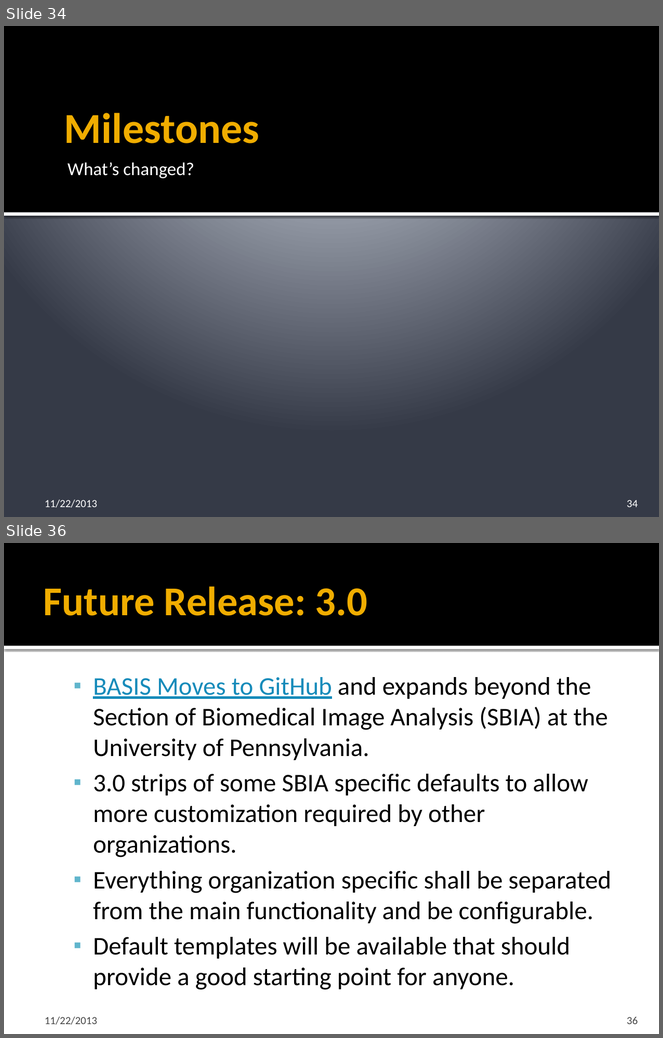
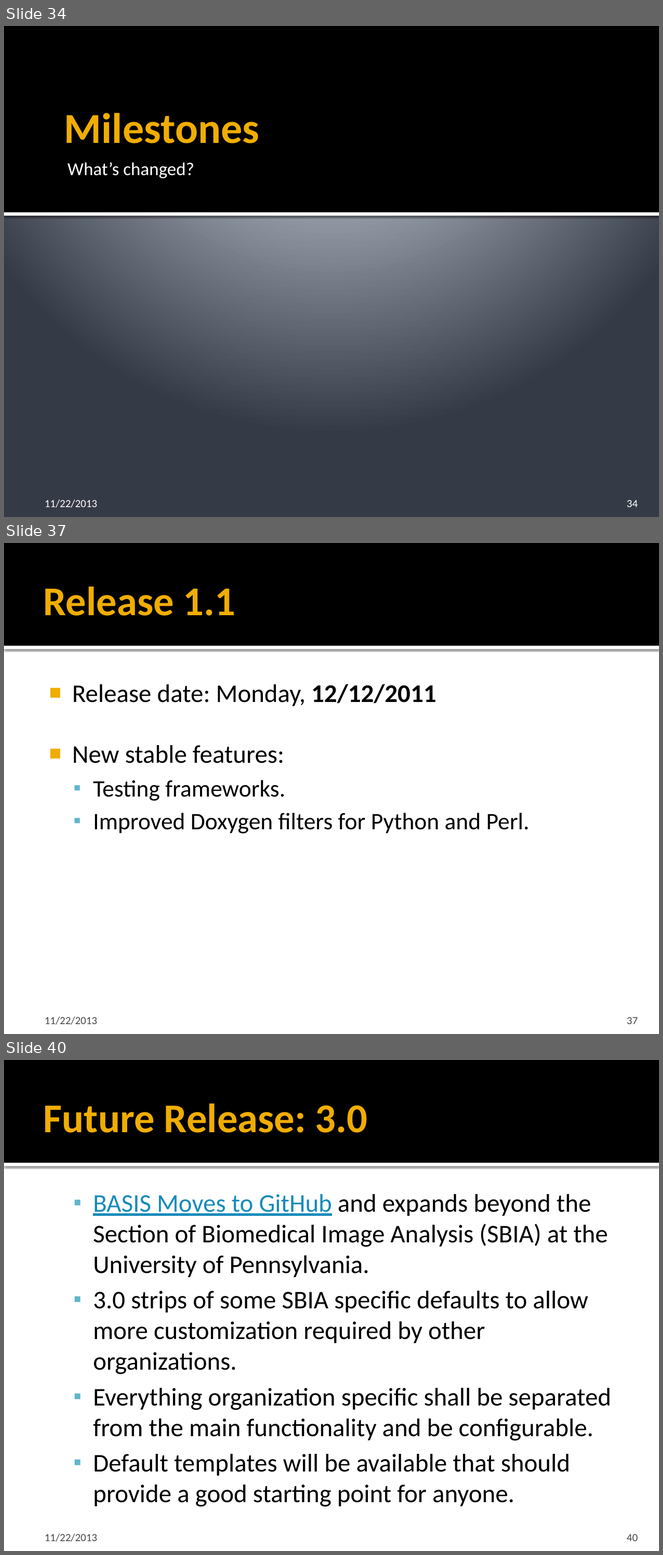
Before and after one commit to cmake-basis/legacy, a slide deck: doc/BASIS_Introduction.pptx. Shown one above the other, each under a label of ours: slides 34 and 36 before the commit, slides 34, 37 and 40 after it; the slides between them are not shown. The pictures are 663x1038 and 663x1555 pixels, drawn with LibreOffice and Linux fonts; fonts in the diff are those of the drawing. Boxes give left, top, right and bottom in pixels: in the first picture for what was removed or moved away, otherwise in the second. Text is boxed around its words. In the diff, an @@ line names an element or a change of style, - is before the commit and + after.

```diff
--- a/doc/BASIS_Introduction.pptx
+++ b/doc/BASIS_Introduction.pptx
@@ slide 37 added at <box>4,543,659,1034</box>, background #FFFFFF; not listed: 2 template elements that a slide beside it also shows @@
@@ title added at <box>44,586,236,616</box>, 45 pt, text #F0AD00, bold @@
+Release 1.1
@@ text added at <box>72,684,530,834</box>, 26 pt, text #000000 @@
+■ Release date: Monday, 12/12/2011
+■ New stable features:
+  ▪ Testing frameworks.
+  ▪ Improved Doxygen filters for Python and Perl.
@@ text added at <box>45,1017,97,1025</box>, 12 pt, text #454545 @@
+11/22/2013
@@ page number added at <box>627,1017,638,1025</box>, 12 pt, text #454545 @@
+37
@@ what was slide 36 is now slide 40 @@
@@ page number at <box>627,1534,638,1542</box>: text changed @@
-36
+40
```
Also in this commit, not shown: 11 slides changed, 3 other slides added.
